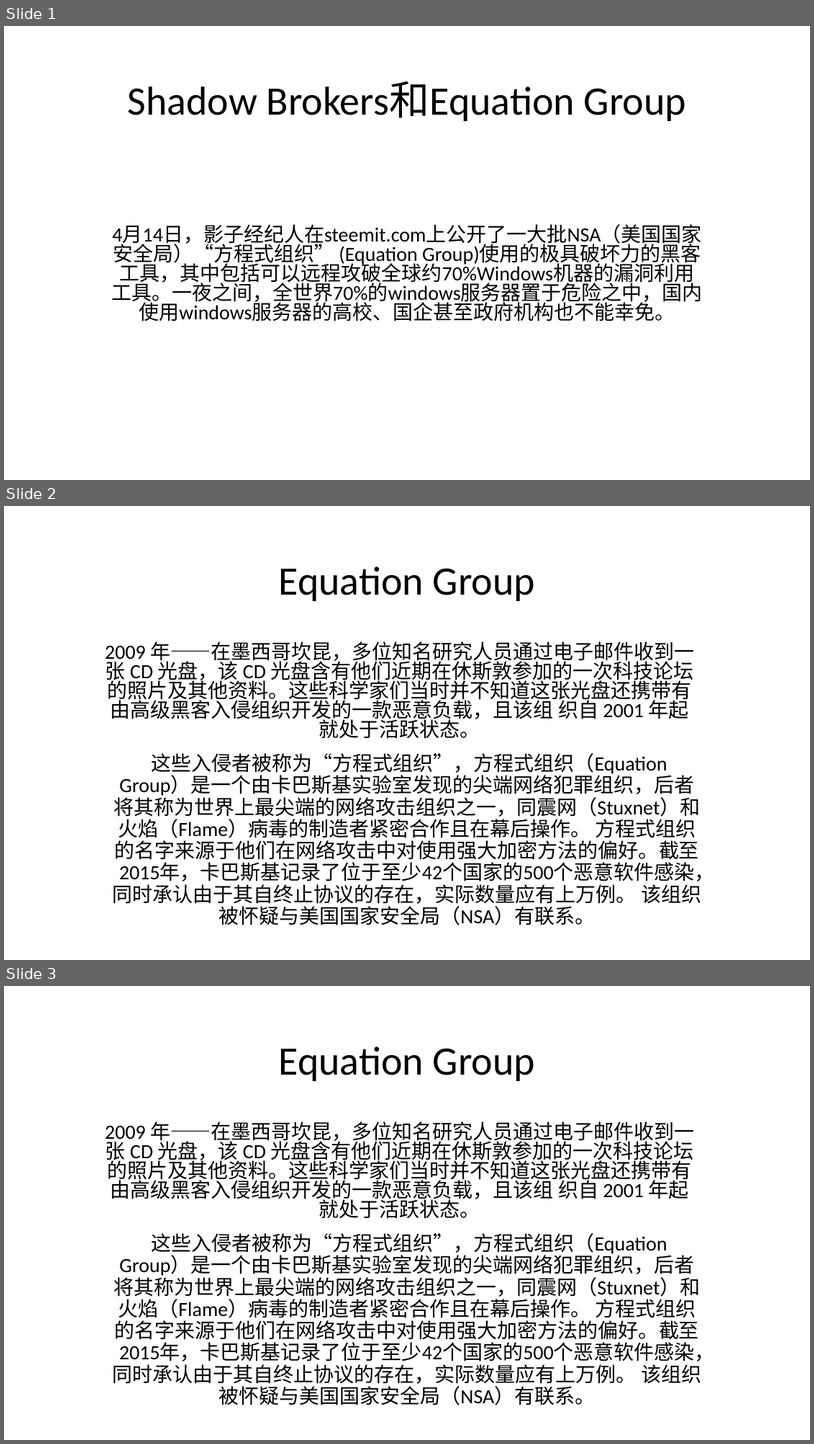
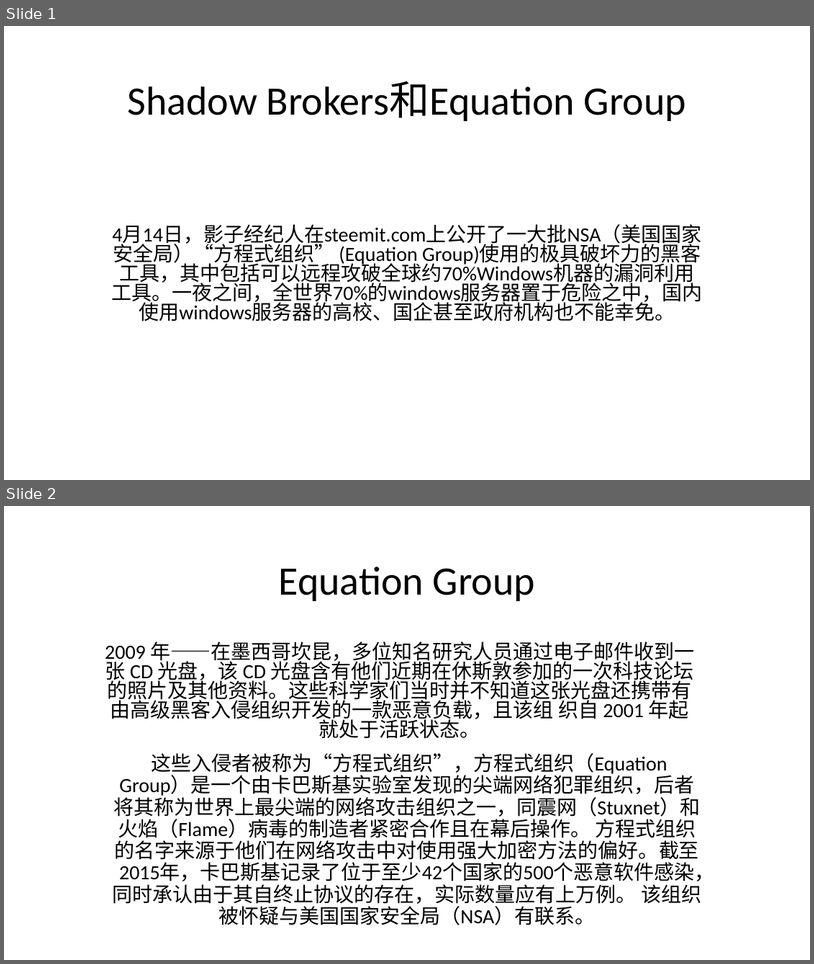
Before and after one commit to krzyty/ISTeamPresentation, a slide deck: 影子和方程式（周一林）/ppt（周一林）.pptx. Shown one above the other, each under a label of ours: slides 1, 2 and 3 before the commit, slides 1 and 2 after it. The pictures are 814x1444 and 814x964 pixels, drawn with LibreOffice and Linux fonts; fonts in the diff are those of the drawing. Boxes give left, top, right and bottom in pixels: in the first picture for what was removed or moved away, otherwise in the second. Text is boxed around its words. In the diff, an @@ line names an element or a change of style, - is before the commit and + after.

```diff
--- a/影子和方程式（周一林）/ppt（周一林）.pptx
+++ b/影子和方程式（周一林）/ppt（周一林）.pptx
@@ slide 2 removed at box(4, 506, 810, 960), background #FFFFFF @@
@@ title removed at box(279, 566, 535, 601) @@
-Equation Group
@@ subtitle removed at box(105, 641, 694, 739) @@
-2009 年——在墨西哥坎昆，多位知名研究人员通过电子邮件收到一张 CD 光盘，该 CD 光盘含有他们近期在休斯敦参加的一次科技论坛的照片及其他资料。这些科学家们当时并不知道这张光盘还携带有由高级黑客入侵组织开发的一款恶意负载，且该组 织自 2001 年起就处于活跃状态。
@@ text removed at box(113, 753, 715, 925) @@
-这些入侵者被称为“方程式组织”，方程式组织（Equation Group）是一个由卡巴斯基实验室发现的尖端网络犯罪组织，后者将其称为世界上最尖端的网络攻击组织之一，同震网（Stuxnet）和火焰（Flame）病毒的制造者紧密合作且在幕后操作。 方程式组织的名字来源于他们在网络攻击中对使用强大加密方法的偏好。截至2015年，卡巴斯基记录了位于至少42个国家的500个恶意软件感染，同时承认由于其自终止协议的存在，实际数量应有上万例。 该组织被怀疑与美国国家安全局（NSA）有联系。
@@ what was slide 3 is now slide 2 @@
```
Also in this commit, not shown: 1 slide added.
